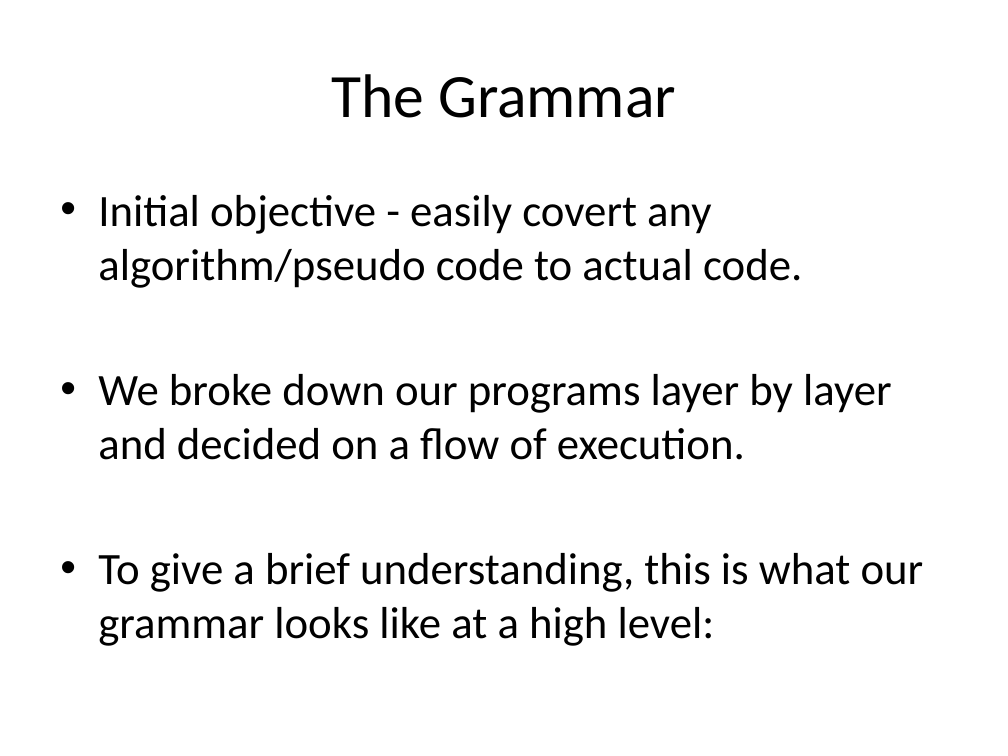
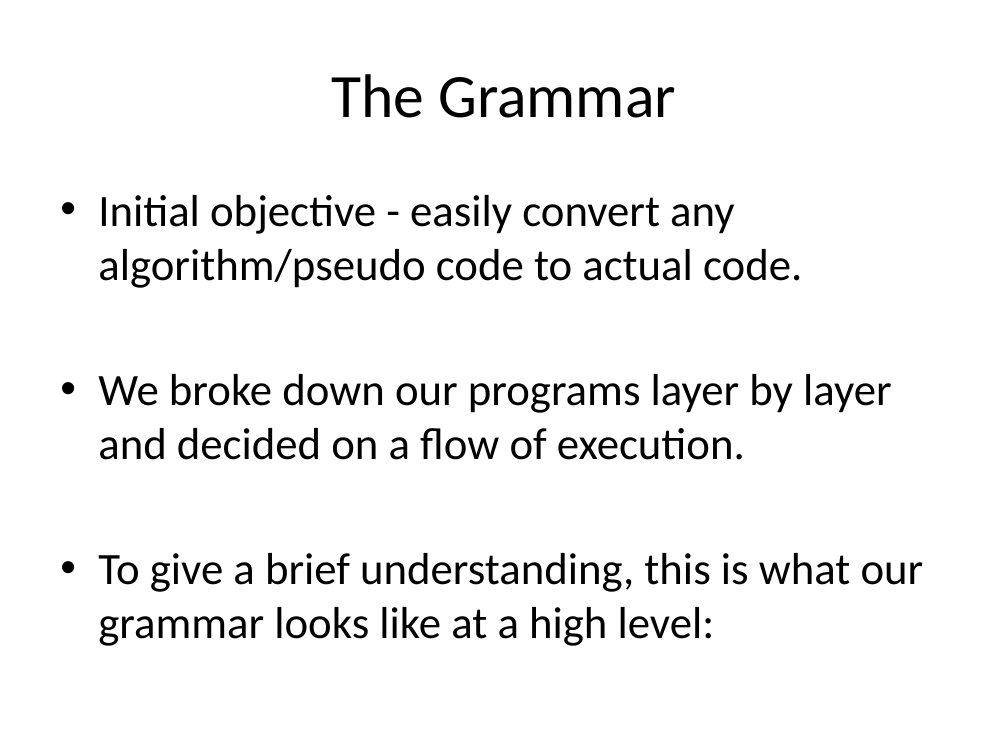
Before and after one commit to kazekagegaara/ramm, a slide deck: slide 4 of doc/Design.pptx. Drawn at 1008x756 pixels with LibreOffice and Linux fonts; fonts in the diff are those of the drawing. Boxes give left, top, right and bottom in pixels: in the first picture for what was removed or moved away, otherwise in the second. Text is boxed around its words. In the diff, an @@ line names an element or a change of style, - is before the commit and + after.

```diff
--- a/doc/Design.pptx
+++ b/doc/Design.pptx
@@ text at (x1=98, y1=195, x2=802, y2=288): text changed @@
-• Initial objective - easily covert any algorithm/pseudo code to actual code.
+• Initial objective - easily convert any algorithm/pseudo code to actual code.
```
Also in this commit, not shown: 4 other slides changed.
